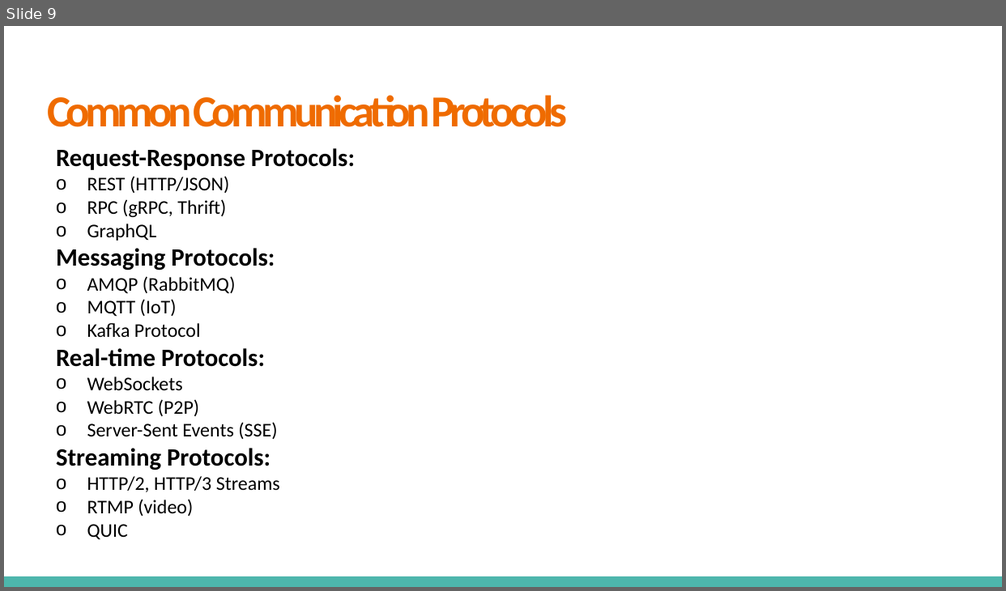
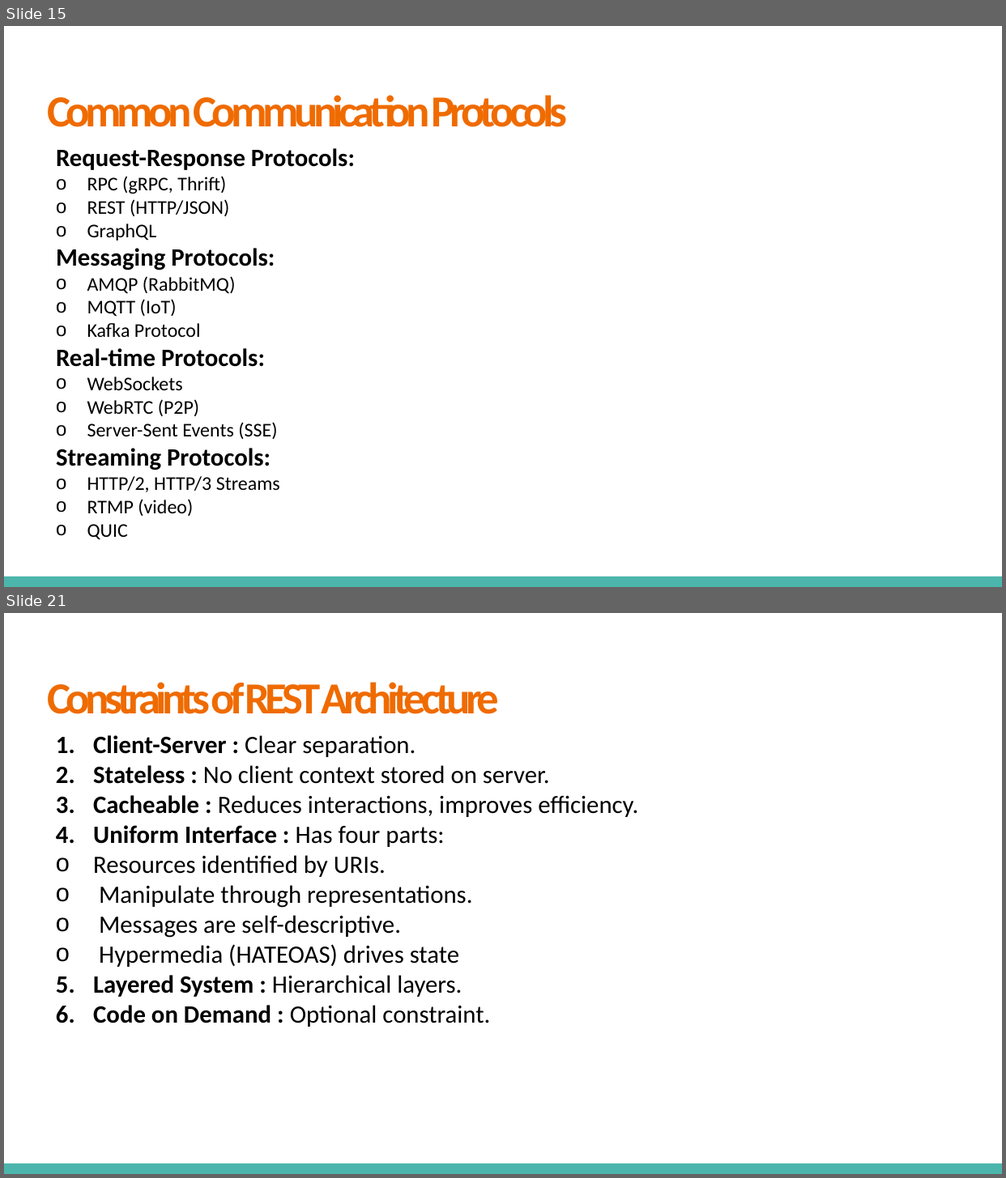
Before and after one commit to VikashChauhan51/system-design, a slide deck: High Level System Design/Fundamentals/4. Communication Networks and Protocols/Communication Networks & Protocols.pptx. Shown one above the other, each under a label of ours: slide 9 before the commit, slides 15 and 21 after it; the slides between them are not shown. The pictures are 1006x591 and 1006x1178 pixels, drawn with LibreOffice and Linux fonts; fonts in the diff are those of the drawing. Boxes give left, top, right and bottom in pixels: in the first picture for what was removed or moved away, otherwise in the second. Text is boxed around its words. In the diff, an @@ line names an element or a change of style, - is before the commit and + after.

```diff
--- a/High Level System Design/Fundamentals/4. Communication Networks and Protocols/Communication Networks & Protocols.pptx
+++ b/High Level System Design/Fundamentals/4. Communication Networks and Protocols/Communication Networks & Protocols.pptx
@@ slide 21 added at [4,613,1002,1174], background #FFFFFF; not listed: 1 template element that a slide beside it also shows @@
@@ title added at [48,682,499,714], 32 pt, text #EF6B00, bold @@
+Constraints of REST Architecture
@@ text added at [93,735,638,1027], 18 pt, text #000000 @@
+1. Client-Server : Clear separation.
+2. Stateless : No client context stored on server.
+3. Cacheable : Reduces interactions, improves efficiency.
+4. Uniform Interface : Has four parts:
+  o Resources identified by URIs.
+  o Manipulate through representations.
+  o Messages are self-descriptive.
+  o Hypermedia (HATEOAS) drives state
+5. Layered System : Hierarchical layers.
+6. Code on Demand : Optional constraint.
@@ what was slide 9 is now slide 15 @@
@@ slide 15 changed as well @@
@@ text at [87,176,226,194]: paragraph added @@
+  o RPC (gRPC, Thrift)
@@ text at [87,199,226,217]: paragraph removed @@
-  o RPC (gRPC, Thrift)
```
Also in this commit, not shown: 4 other slides changed, 23 other slides added, 1 slide removed.
